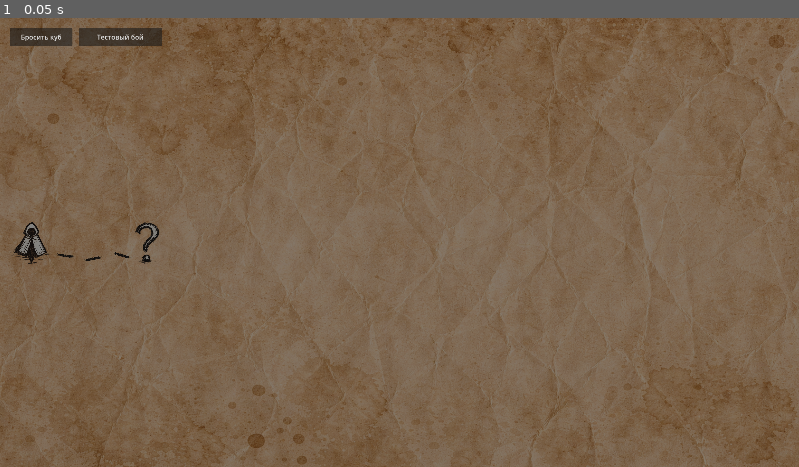
Above: before the commit, frame 1.
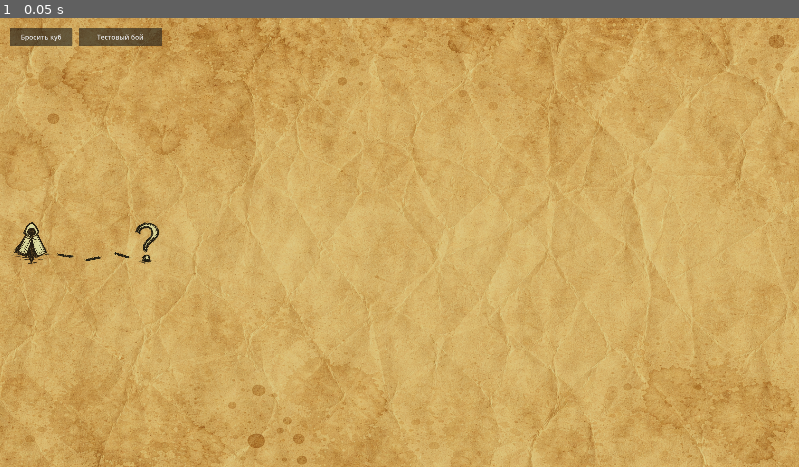
Above: after the commit, the same moment.

Repository: olegbogai-web/dicegame
Game: Godot game, scene res://scenes/global_map_room.tscn
Two runs of this game, one before a commit and one after it. Both use one fixed random seed, a clock stepped at 60 frames per second and the inputs below.
Inputs:
- Up to frame 1 (0.05 s): no input

The runs differ from the first frame. In frame 1, 100% of the frame differs, in the area x 0-100%, y 0-100%.

Commit message:
добавил коече

Diff:
--- a/content/global_map/presentation/global_map_event_icon_presenter.gd
+++ b/content/global_map/presentation/global_map_event_icon_presenter.gd
@@ -33,7 +33,7 @@
 func _set_highlight(is_hovered: bool) -> void:
 	if _material == null:
 		return
-	_material.albedo_color = Color(1.0, 1.0, 1.0, 0.55) if is_hovered else _base_color
+	_material.albedo_color = Color(0.7, 0.7, 0.7, 1.0) if is_hovered else _base_color
 	_material.emission_enabled = is_hovered
 	_material.emission = Color(1.0, 1.0, 1.0, 1.0)
-	_material.emission_energy_multiplier = 0.35 if is_hovered else 0.0
+	_material.emission_energy_multiplier = 0.03 if is_hovered else 0.0
--- a/scenes/global_map_room.tscn
+++ b/scenes/global_map_room.tscn
@@ -63,3 +63,8 @@
 transform = Transform3D(0.38014323, 0, -0.09663122, 0, 0.85, 0, 0.11388212, 0, 0.322559, -10.914911, 0.01, 0.46630302)
 material_override = SubResource("StandardMaterial3D_oecmp")
 mesh = SubResource("PlaneMesh_5qcje")
+
+[node name="DirectionalLight3D" type="DirectionalLight3D" parent="." unique_id=643715586]
+transform = Transform3D(1, 0, 0, 0, 0.10353902, 0.9946254, 0, -0.9946254, 0.10353902, 0, 0, 0)
+light_color = Color(1, 1, 0.5686275, 1)
+light_energy = 0.5
Not shown, added: content/global_map/global_map_room.gd.uid
Not shown, added: content/global_map/presentation/global_map_event_icon_presenter.gd.uid
Not shown, added: content/global_map/presentation/global_map_fade_transition_presenter.gd.uid
Not shown, added: content/global_map/presentation/hero_icon_movement_controller.gd.uid
Not shown, added: content/global_map/runtime/global_map_flow_orchestrator.gd.uid
Not shown, added: content/global_map/runtime/global_map_runtime_state.gd.uid
Not shown: 1 places in scenes/global_map_room.tscn that only renumber resources
